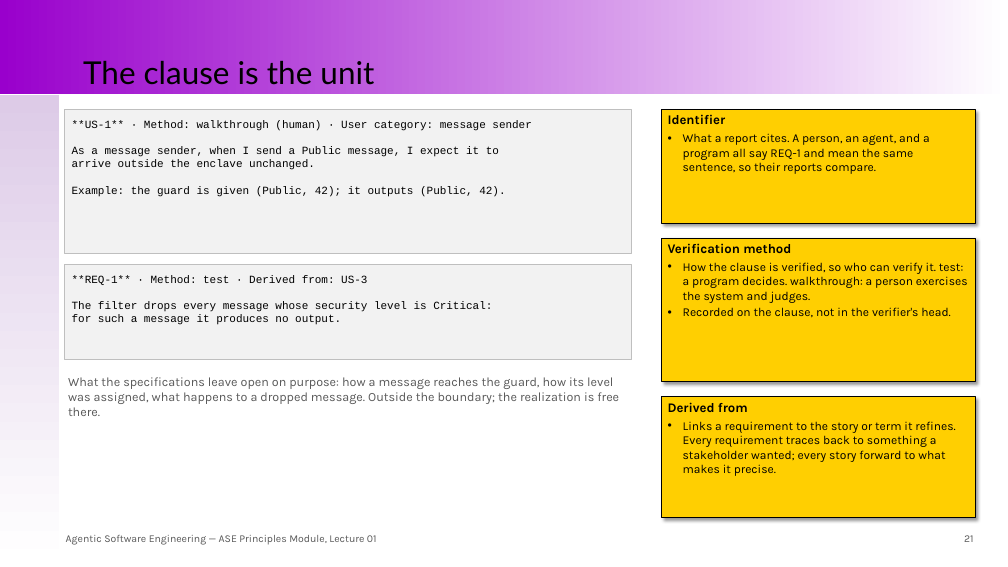
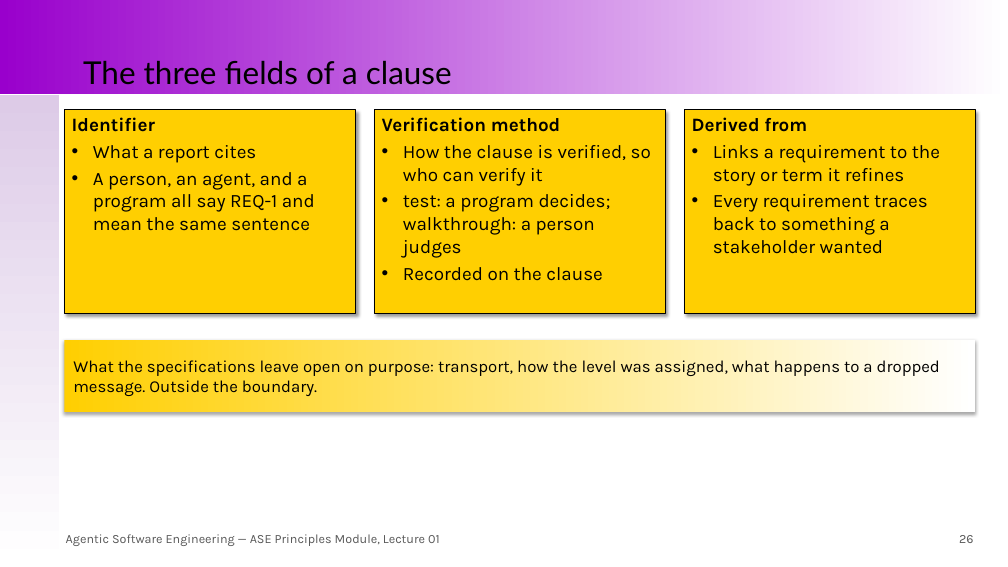
Before and after one commit to santoslab/agentic-software-engineering-public, a slide deck: slide 26 of module-ase-principles/slides/lecture-01-intent-specifications-realizations-and-judgments.pptx (slide 21 before the commit). Drawn at 1008x567 pixels with LibreOffice and Linux fonts; fonts in the diff are those of the drawing. Boxes give left, top, right and bottom in pixels: in the first picture for what was removed or moved away, otherwise in the second. Text is boxed around its words. In the diff, an @@ line names an element or a change of style, - is before the commit and + after.

```diff
--- a/module-ase-principles/slides/lecture-01-intent-specifications-realizations-and-judgments.pptx
+++ b/module-ase-principles/slides/lecture-01-intent-specifications-realizations-and-judgments.pptx
@@ title at (83, 60, 452, 85): text changed @@
-The clause is the unit
+The three fields of a clause
@@ rectangle "Identifier": place and size @@
-rectangle "Identifier" at (662, 110, 975, 223)
+rectangle "Identifier" at (64, 110, 355, 314)
@@ rectangle removed at (64, 110, 631, 253) @@
-**US-1** · Method: walkthrough (human) · User category: message sender
-As a message sender, when I send a Public message, I expect it to
-arrive outside the enclave unchanged.
-Example: the guard is given (Public, 42); it outputs (Public, 42).
@@ text in rectangle at (72, 117, 155, 132): size 12.5 to 18 pt in "Identifier"; more space between paragraphs @@
@@ rectangle "Verification method": place and size @@
-rectangle "Verification method" at (662, 238, 975, 382)
+rectangle "Verification method" at (374, 110, 665, 314)
@@ text in rectangle at (382, 117, 560, 132): size 12.5 to 18 pt in "Verification method"; more space between paragraphs @@
@@ rectangle "Derived from": place and size @@
-rectangle "Derived from" at (662, 397, 975, 518)
+rectangle "Derived from" at (684, 110, 975, 314)
@@ text in rectangle at (692, 117, 807, 132): size 12.5 to 18 pt in "Derived from"; more space between paragraphs @@
@@ text in rectangle at (93, 145, 315, 231): text changed; size 11.5 to 18 pt @@
-• What a report cites. A person, an agent, and a program all say REQ-1 and mean the same sentence, so their reports compare.
+• What a report cites
+• A person, an agent, and a program all say REQ-1 and mean the same sentence
@@ text in rectangle at (403, 145, 651, 281): text changed; size 11.5 to 18 pt @@
-• How the clause is verified, so who can verify it. test: a program decides. walkthrough: a person exercises the system and judges.
-• Recorded on the clause, not in the verifier's head.
+• How the clause is verified, so who can verify it
+• test: a program decides; walkthrough: a person judges
+• Recorded on the clause
@@ text in rectangle at (713, 145, 940, 254): text changed; size 11.5 to 18 pt @@
-• Links a requirement to the story or term it refines. Every requirement traces back to something a stakeholder wanted; every story forward to what makes it precise.
+• Links a requirement to the story or term it refines
+• Every requirement traces back to something a stakeholder wanted
@@ rectangle removed at (64, 265, 631, 359) @@
-**REQ-1** · Method: test · Derived from: US-3
-The filter drops every message whose security level is Critical:
-for such a message it produces no output.
@@ rectangle "What the specifications leave open ...": place and size @@
-rectangle "What the specifications leave open ..." at (68, 377, 619, 416)
+rectangle "What the specifications leave open ..." at (64, 340, 975, 412)
@@ rectangle "What the specifications leave open ..." at (64, 340, 975, 412): vertical alignment top to middle; fill none to gradient #FFCF01 to #FFFFFF; shadow on @@
@@ text in rectangle at (73, 360, 940, 396): text changed; size 12 to 16 pt; text colour #595959 to #000000 @@
-What the specifications leave open on purpose: how a message reaches the guard, how its level was assigned, what happens to a dropped message. Outside the boundary; the realization is free there.
+What the specifications leave open on purpose: transport, how the level was assigned, what happens to a dropped message. Outside the boundary.
@@ text "Agentic Software Engineering — ASE ..." at (66, 534, 440, 546): size 10 to 12 pt @@
@@ text added at (959, 535, 973, 543), 12 pt, text #595959 @@
+26
@@ text removed at (964, 535, 974, 542) @@
-21
```
Also in this commit, not shown: 38 other slides changed, 16 slides added, 1 other file.
